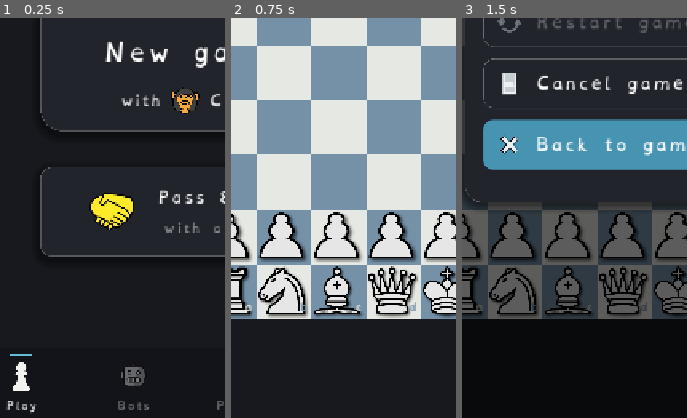
Above: before the commit, frames 1-3 (left to right).
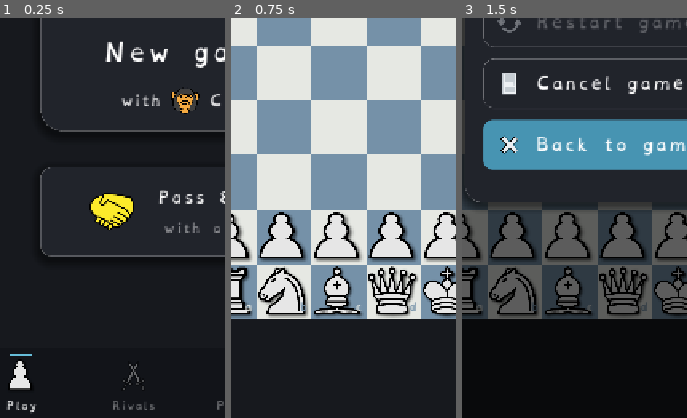
Above: after the commit, the same moments.

Repository: Hatscat/limpidchess
Game: Godot game, scene res://scenes/home.tscn
Same seed, same stepped clock (60 frames per second), same inputs: the game is played once before the commit and once after it.
Inputs (mouse positions are % of the whole screen's width and height, from its top left):
- Up to frame 1 (0.25 s): no input
- Up to frame 2 (0.75 s): click (50, 41) at 0.5 s
- Up to frame 3 (1.5 s): click (8, 5) at 1.25 s
The pictures show only the part of the screen within x 8-58%, y 49-99%; the shares and areas given below are measured in that part.

The runs differ from the first frame. In frame 1, 0.8% of the frame differs, in the area x 3-69%, y 85-98%; in frame 2, nothing differs; in frame 3, nothing differs.

Commit message:
feat: update terminology from "Bots" to "Rivals" and add new sword icon

Diff:
--- a/assets/i18n/ui.csv
+++ b/assets/i18n/ui.csv
@@ -32,7 +32,7 @@
 Black,Black,Noirs,Negras
 Blunder,Blunder,Gaffe,Error grave
 "Bold, sharp attacks.","Bold, sharp attacks.","Audacieuse, attaques tranchantes.","Audaz, ataques agudos."
-Bots,Bots,Bots,Bots
+Rivals,Rivals,Rivaux,Rivales
 Built with,Built with,Construit avec,Construido con
 Calculates without mercy.,Calculates without mercy.,Calcule sans merci.,Calcula sin piedad.
 Cancel,Cancel,Annuler,Cancelar
--- a/scenes/bots.tscn
+++ b/scenes/bots.tscn
@@ -36,7 +36,7 @@
 [node name="Title" type="Label" parent="Header"]
 layout_mode = 2
 theme_override_font_sizes/font_size = 40
-text = "Bots"
+text = "Rivals"
 
 [node name="Subtitle" type="Label" parent="Header"]
 modulate = Color(1, 1, 1, 0.6)
--- a/scenes/nav_bar.tscn
+++ b/scenes/nav_bar.tscn
@@ -1,8 +1,8 @@
 [gd_scene load_steps=8 format=3 uid="uid://limpidnavbar01"]
 
 [ext_resource type="Script" path="res://scripts/nav_bar.gd" id="1_navbar"]
-[ext_resource type="Texture2D" path="res://assets/icons/pawn_white.svg" id="2_play"]
-[ext_resource type="Texture2D" path="res://assets/icons/robot.png" id="3_bots"]
+[ext_resource type="Texture2D" path="res://assets/pieces/w_pawn.png" id="2_play"]
+[ext_resource type="Texture2D" path="res://assets/icons/swords.png" id="3_bots"]
 [ext_resource type="Texture2D" path="res://assets/icons/crown.png" id="4_premium"]
 [ext_resource type="Texture2D" path="res://assets/icons/info_round.svg" id="5_about"]
 
@@ -143,7 +143,7 @@
 layout_mode = 2
 size_flags_horizontal = 4
 theme_override_font_sizes/font_size = 16
-text = "Bots"
+text = "Rivals"
 horizontal_alignment = 1
 
 [node name="PremiumTab" type="Button" parent="Background/Tabs"]
Binary file changed: assets/i18n/ui.en.translation
Binary file changed: assets/i18n/ui.es.translation
Binary file changed: assets/i18n/ui.fr.translation
Binary file added: assets/icons/swords.png
